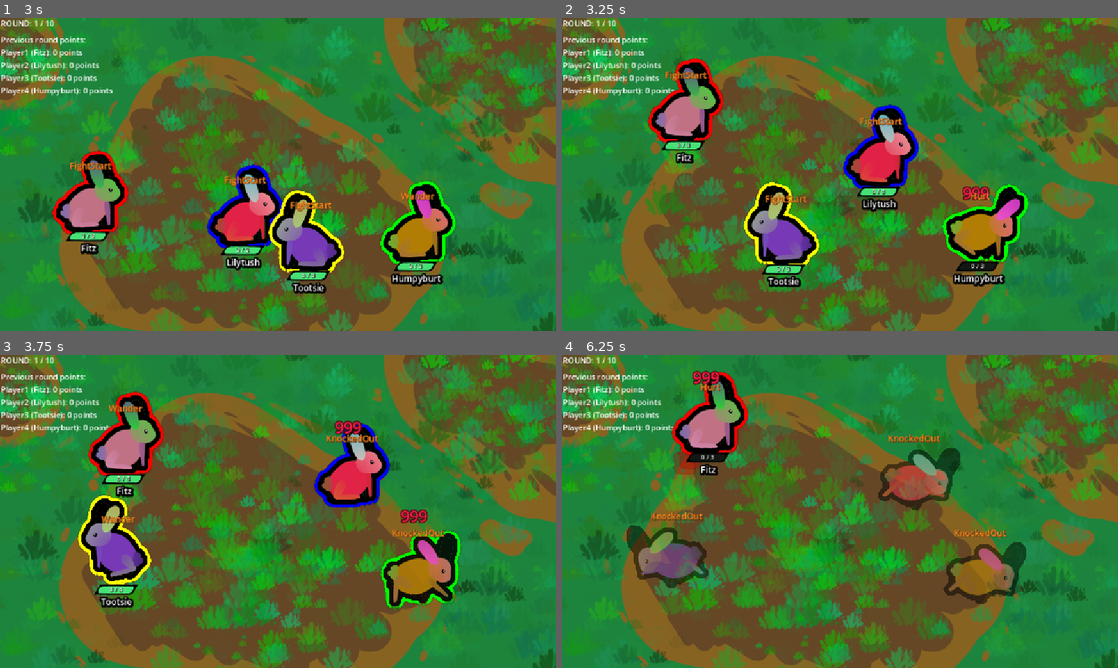
Above: before the commit, frames 1-4 (two rows, left to right).
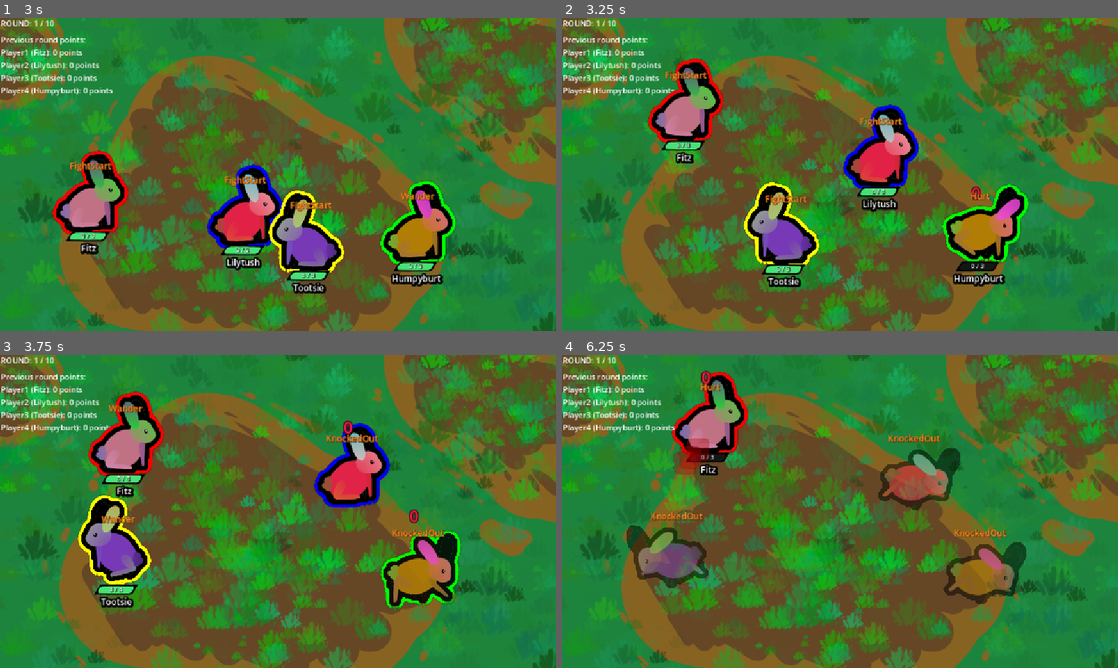
Above: after the commit, the same moments.

Repository: Galitie/tm2
Game: Godot game, scene res://test_scene.tscn
Same seed, same stepped clock (60 frames per second), same inputs: the game is played once before the commit and once after it. Sound files missing from this copy of the repository are replaced by a short silence.
Inputs (mouse positions are in pixels of both pictures, inside the frame that each line leads up to):
- Up to frame 1 (3 s): click (72, 68) at 0.52 s; click (72, 68) at 1.27 s; click (72, 68) at 2.02 s; tap Enter (ui_accept) at 2.75, 2.85 s; move the mouse to (400, 158) at 2.77 s; click (400, 158) at 2.92 s
- Up to frame 2 (3.25 s): tap Enter (ui_accept) at 3.02 s
- Up to frame 3 (3.75 s): tap Enter (ui_accept) at 3.32 s; drag from (166, 527) to (122, 452) at 3.52 s
- Up to frame 4 (6.25 s): move the mouse to (895, 442) at 4.27 s; tap Enter (ui_accept) at 4.35, 5.85, 6.02 s; click (895, 442) at 4.42 s; drag from (812, 574) to (650, 452) at 5.02 s; move the mouse to (1006, 558) at 5.77 s; click (1006, 558) at 5.92 s

Frame 1 is identical in both runs. In frame 2, 0.1% of the frame differs, in the area x 72-80%, y 53-67%; in frame 3, 0.3%; in frame 4, 0.5%, in the area x 19-31%, y 4-36%.

Commit message:
Actually fixed sudden death counting???

Diff:
--- a/StateMachine/knocked_out.gd
+++ b/StateMachine/knocked_out.gd
@@ -43,7 +43,6 @@
 
 	if !Globals.is_sudden_death_mode:
 		monster.animation_player.play("faint")
-
 		get_tree().create_tween().tween_method(func(value): monster.root.material.set_shader_parameter("alpha", value), 1.0, 0.5, 1.0)
 		get_tree().create_tween().tween_method(func(value): monster.root.material.set_shader_parameter("outer_color", value), monster.player_color, Color(0.0, 0.0, 0.0, 0.0), 1.0)
 	else:
--- a/main.gd
+++ b/main.gd
@@ -209,6 +209,7 @@
 
 
 func count_death(monster: Monster):
+	print("hello?")
 	monster.remove_from_group("DepthEntity")
 	monster.z_index = -1
 	current_knocked_out_monsters.append(monster)
--- a/monster.gd
+++ b/monster.gd
@@ -137,10 +137,6 @@
 	var random_modifier : int
 	if override_damage:
 		modify_hp(-override_damage)
-		$Damage.text = str(override_damage)
-		animation_player_damage.play("damage")
-		state_machine.transition_state("hurt")
-		return
 	if current_state.contains("block"):
 		match current_state.to_lower():
 			"spikyblock":
@@ -194,8 +190,6 @@
 	state_machine.transition_state("hurt")
 
 
-
-
 func modify_hp(amount):
 	current_hp = clamp(current_hp + amount, 0, max_hp)
 	current_hp_label.text = str(current_hp)
